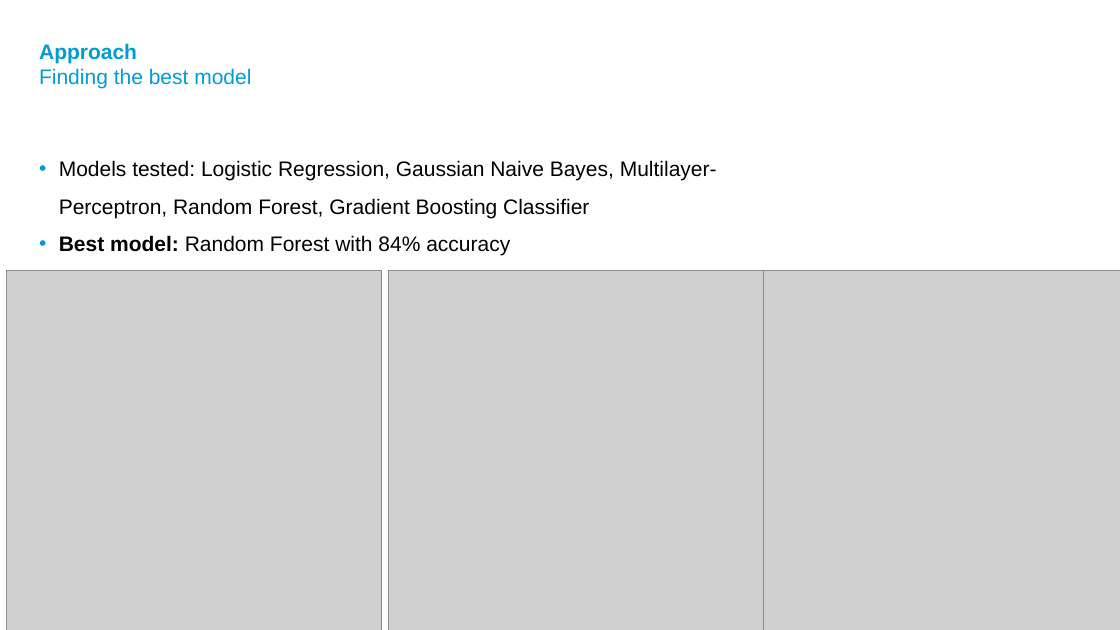
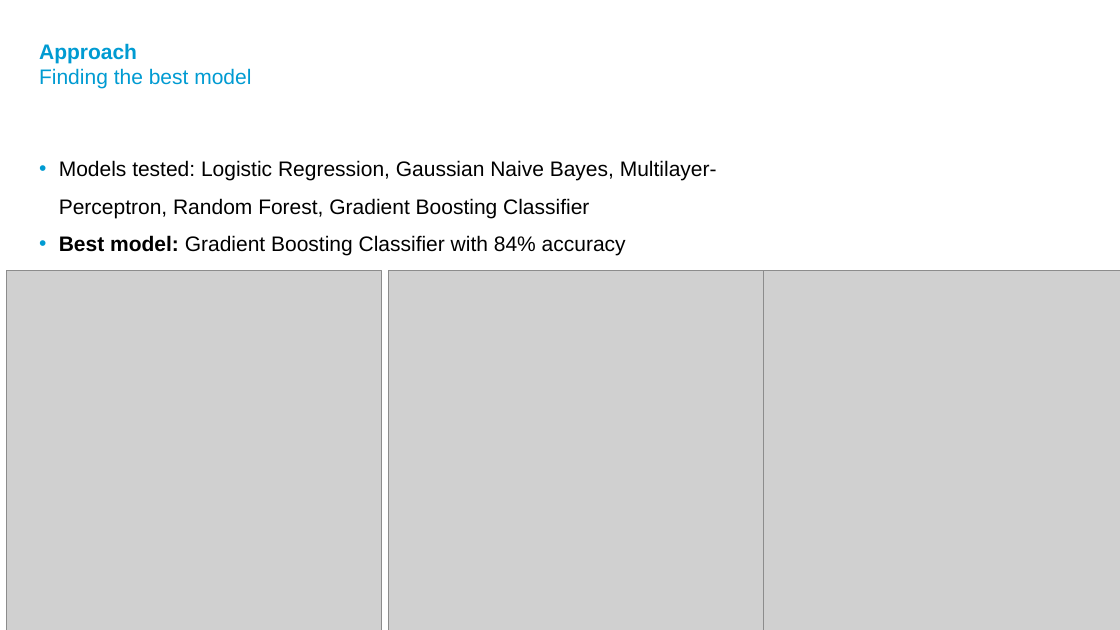
Before and after one commit to ronnyporsch/QuantitativeDataAnalysis, a slide deck: slide 7 of doc/presentation.pptx. Drawn at 1120x630 pixels with LibreOffice and Linux fonts; fonts in the diff are those of the drawing; grey boxes stand for pictures; background and template pictures are left out. Boxes give left, top, right and bottom in pixels: in the first picture for what was removed or moved away, otherwise in the second. Text is boxed around its words. In the diff, an @@ line names an element or a change of style, - is before the commit and + after.

Commit message:
fixed best model name

```diff
--- a/doc/presentation.pptx
+++ b/doc/presentation.pptx
@@ subtitle at [59, 235, 626, 256]: text changed @@
-• Best model: Random Forest with 84% accuracy
+• Best model: Gradient Boosting Classifier with 84% accuracy
```
